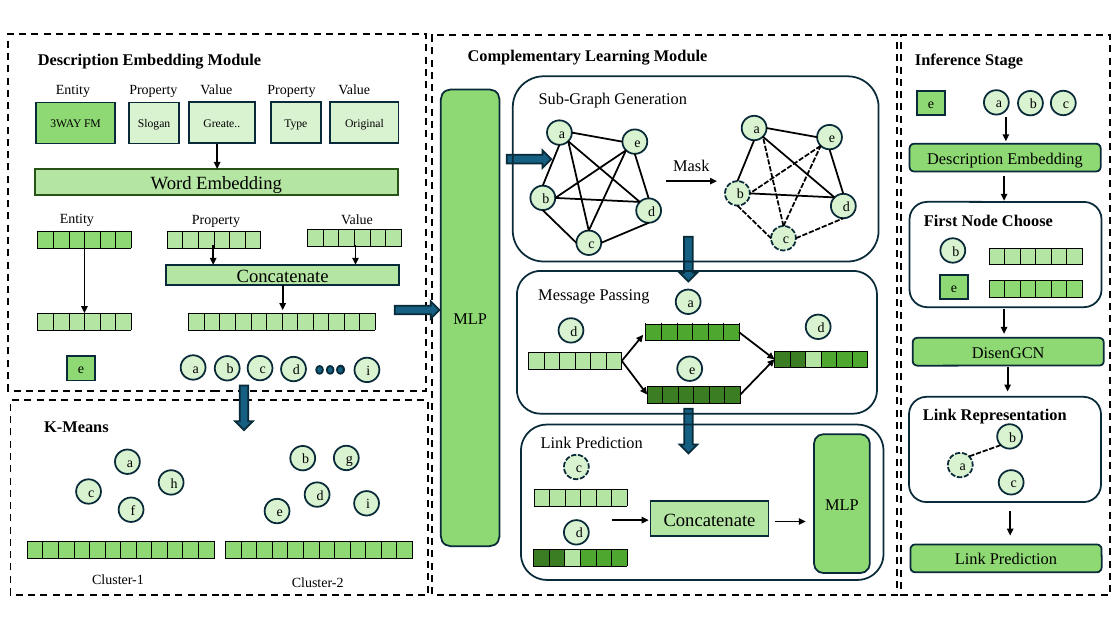
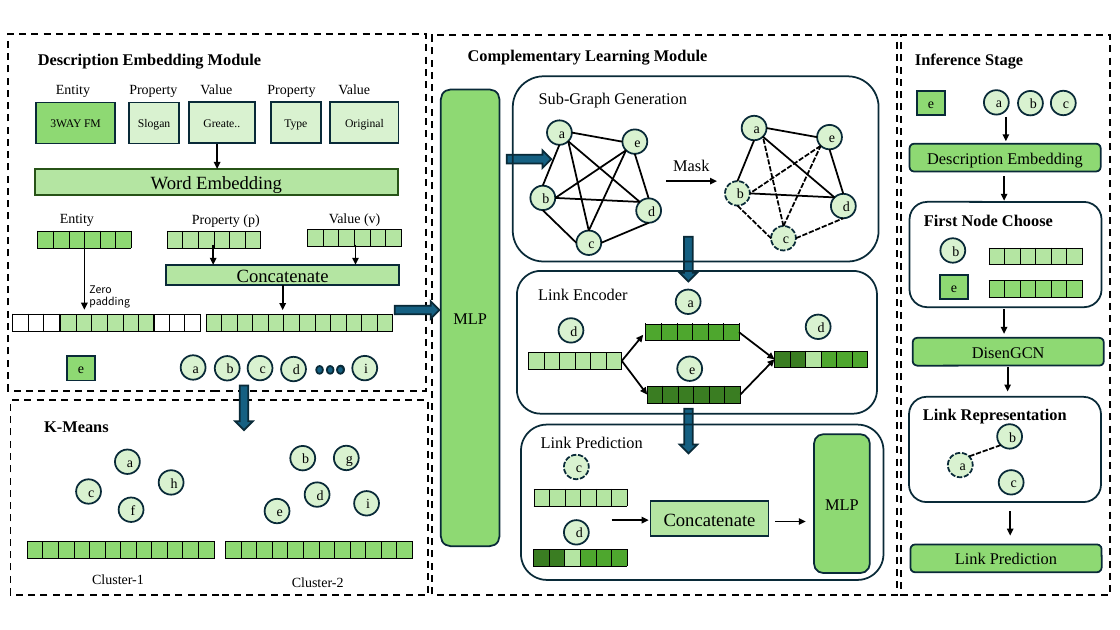
Before and after one commit to yangjq713/DRS, a slide deck: slide 1 of Image/image_ppt.pptx. Drawn at 1120x630 pixels with LibreOffice and Linux fonts; fonts in the diff are those of the drawing. Boxes give left, top, right and bottom in pixels: in the first picture for what was removed or moved away, otherwise in the second. Text is boxed around its words. In the diff, an @@ line names an element or a change of style, - is before the commit and + after.

```diff
--- a/Image/image_ppt.pptx
+++ b/Image/image_ppt.pptx
@@ text at [192, 214, 259, 227]: text changed @@
-Property
+Property (p)
@@ text at [329, 213, 380, 226]: text changed @@
-Value
+Value (v)
@@ arrow moved from (84, 248) - (84, 313) to (84, 248) - (84, 310) @@
@@ text added at [89, 285, 130, 308], 9 pt, text #000000 @@
+Zero padding
@@ text at [538, 288, 627, 300]: text changed @@
-Message Passing
+Link Encoder
@@ table added at [13, 314, 60, 331], 1 rows, 3 columns @@
+ |  | 
@@ table: place and size @@
-table at [38, 313, 134, 330]
+table at [60, 315, 156, 332]
@@ table added at [154, 315, 202, 332], 1 rows, 3 columns @@
+ |  | 
@@ table: place and size @@
-table at [189, 313, 284, 330]
+table at [206, 314, 301, 331]
@@ table: place and size @@
-table at [282, 313, 378, 330]
+table at [299, 314, 395, 331]
```
Also in this commit, not shown: 4 other files.
